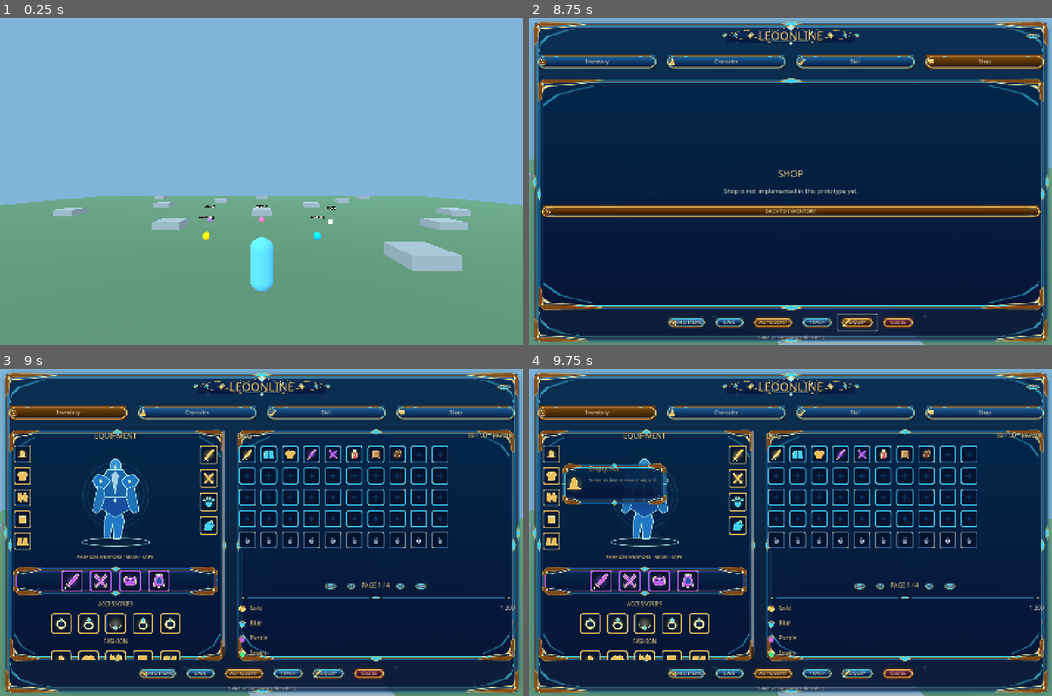
Above: before the commit, frames 1-4 (two rows, left to right).
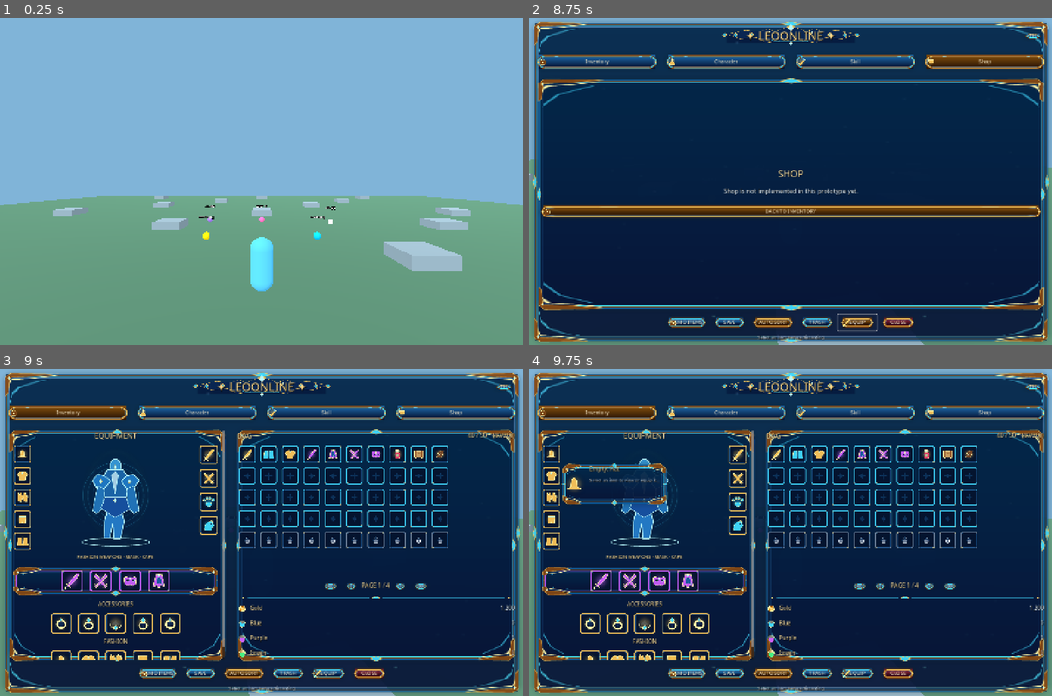
Above: after the commit, the same moments.

Repository: redfullmoon209-debug/Leoonline
Game: Godot game, scene res://scenes/main.tscn
Same seed, same stepped clock (60 frames per second), same inputs: the game is played once before the commit and once after it.
Inputs (mouse positions are in pixels of both pictures, inside the frame that each line leads up to):
- Up to frame 1 (0.25 s): no input
- Up to frame 2 (8.75 s): tap Enter at 0.5 s; move the mouse to (816, 181) at 0.52 s; hold W (forward) 0.53-1.25 s; hold B (bag) 0.53-1.25 s; tap Space (jump) at 0.77 s; click "TH" at 1.25 s; click "EN" at 2 s; click "Inventory" at 2.75 s; click "Character" at 3.5 s; click "Skill" at 4.25 s; click "Shop" at 5 s; click "DEMO ITEMS" at 5.75 s; click "AUTO SORT" at 6.5 s; click "TRASH" at 7.25 s; click "EQUIP" at 8 s
- Up to frame 3 (9 s): click "BACK TO INVENTORY" at 8.75 s
- Up to frame 4 (9.75 s): click (549, 454) at 9.52 s

Frames 1-2 are identical in both runs. In frame 3, 0.2% of the frame differs, in the area x 62-85%, y 24-28%; in frame 4, 0.2%.

Commit message:
demo: include mask and cape items for 5-slot fashion UI testing

Diff:
--- a/scripts/main.gd
+++ b/scripts/main.gd
@@ -167,7 +167,7 @@
  inventory.visible = false
 
 func _starter() -> void:
- for id in ["sword","shirt","boots","potion","scroll","wood","fashion_blade","fashion_dagger"]:
+ for id in ["sword","shirt","boots","potion","scroll","wood","fashion_blade","fashion_dagger","fashion_mask","fashion_cape"]:
   store.add_item(id)
  store.add_currency("gold","1200")
 
